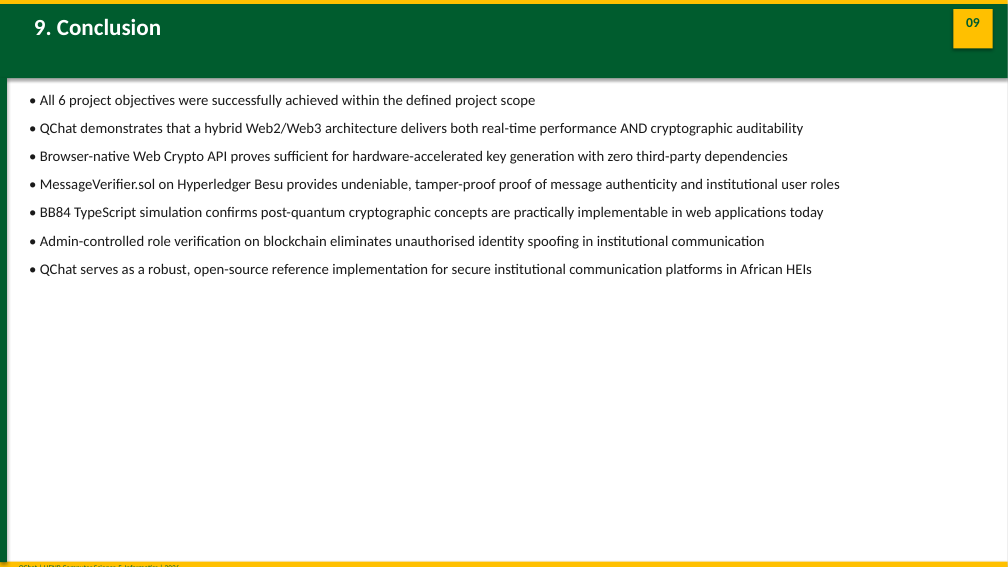
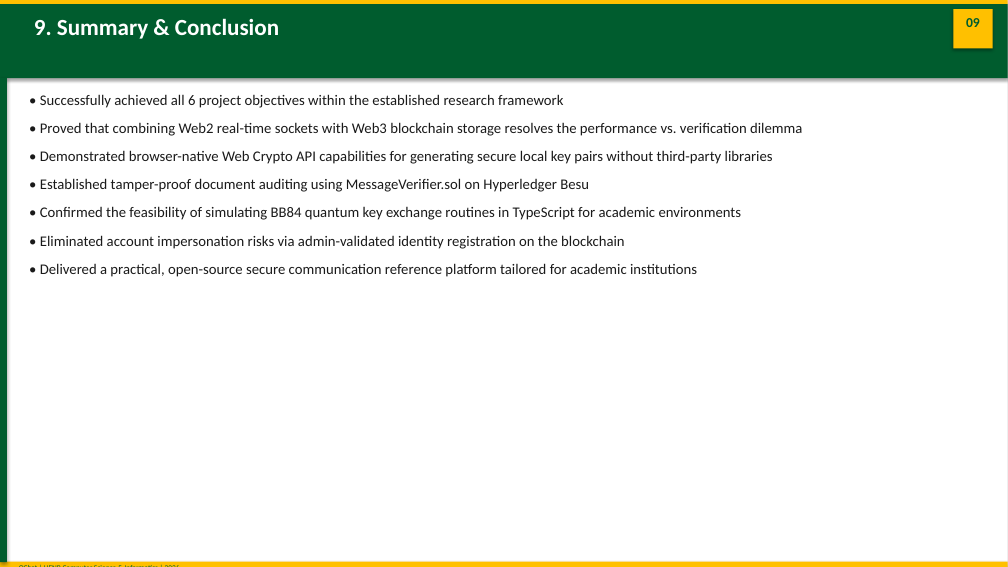
Before and after one commit to joseph-nok/Qchat, a slide deck: slide 11 of Documentation/presentation.pptx. Drawn at 1008x567 pixels with LibreOffice and Linux fonts; fonts in the diff are those of the drawing. Boxes give left, top, right and bottom in pixels: in the first picture for what was removed or moved away, otherwise in the second. Text is boxed around its words. In the diff, an @@ line names an element or a change of style, - is before the commit and + after.

Commit message:
refactor: update documentation and improve setup instructions
- Removed outdated Documentation.zip file.
- Enhanced clarity and detail in the build_presentation.py and build_setup_doc.py scripts, including updated bullet points and section headings for better readability.
- Updated chain_data.json with the latest blockchain state, reflecting changes in lastUpdated and currentBlock values.
- Made various adjustments across multiple documentation files to ensure consistency and accuracy.

```diff
--- a/Documentation/presentation.pptx
+++ b/Documentation/presentation.pptx
@@ text at [34, 18, 279, 39]: text changed @@
-9. Conclusion
+9. Summary & Conclusion
@@ text at [40, 94, 802, 277]: text changed @@
-• All 6 project objectives were successfully achieved within the defined project scope
-• QChat demonstrates that a hybrid Web2/Web3 architecture delivers both real-time performance AND cryptographic auditability
-• Browser-native Web Crypto API proves sufficient for hardware-accelerated key generation with zero third-party dependencies
-• MessageVerifier.sol on Hyperledger Besu provides undeniable, tamper-proof proof of message authenticity and institutional user roles
-• BB84 TypeScript simulation confirms post-quantum cryptographic concepts are practically implementable in web applications today
-• Admin-controlled role verification on blockchain eliminates unauthorised identity spoofing in institutional communication
-• QChat serves as a robust, open-source reference implementation for secure institutional communication platforms in African HEIs
+• Successfully achieved all 6 project objectives within the established research framework
+• Proved that combining Web2 real-time sockets with Web3 blockchain storage resolves the performance vs. verification dilemma
+• Demonstrated browser-native Web Crypto API capabilities for generating secure local key pairs without third-party libraries
+• Established tamper-proof document auditing using MessageVerifier.sol on Hyperledger Besu
+• Confirmed the feasibility of simulating BB84 quantum key exchange routines in TypeScript for academic environments
+• Eliminated account impersonation risks via admin-validated identity registration on the blockchain
+• Delivered a practical, open-source secure communication reference platform tailored for academic institutions
```
Also in this commit, not shown: 8 other slides changed, 14 other files.
